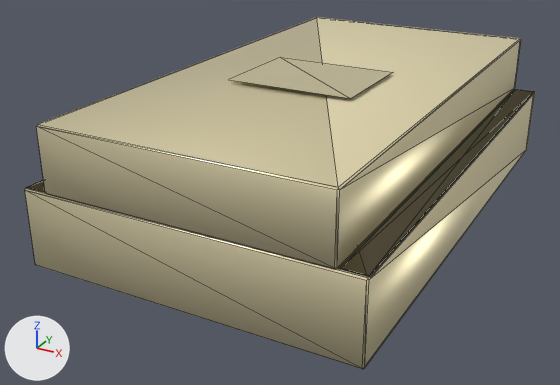
The glTF model prototype/assets/models/hulls/carrier_scout_tidemark.glb: old version first, new version second.
Rendered twice from a camera (50 mm lens) standing at (2.87, -6.02, 2.38) and looking at (-0.19, -0.45, -0.41). Lighting does not change. The marker at lower left points along +X, +Y and +Z. The picture after the commit comes second. Mesh edges are drawn as thin lines. Vertices at exactly the same position are counted once.

The first picture shows 'carrier_scout_tidemark'.
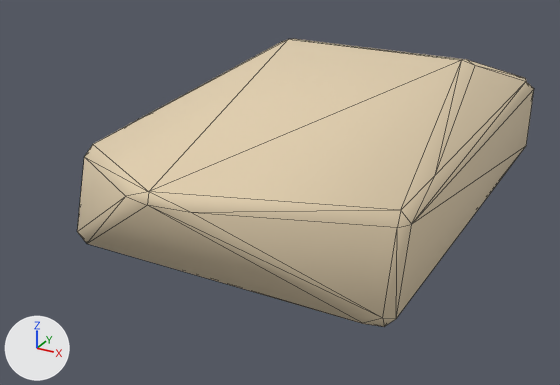
The change, as a diff of the scene's bpy script:
```diff
--- a/prototype/assets/models/hulls/carrier_scout_tidemark.glb.py
+++ b/prototype/assets/models/hulls/carrier_scout_tidemark.glb.py
@@ me_carrier_scout_tidemark_mesh @@
 # used by ob_carrier_scout_tidemark; location = (0.0, 0.0, 0.0)
-me_carrier_scout_tidemark_mesh.from_pydata(...)  # 92 vertices, 186 faces; spans x -1.4..1.4, y -2.25..2.25, z -0.6..0.63
+me_carrier_scout_tidemark_mesh.from_pydata(...)  # 40 vertices, 76 faces; spans x -1.4..1.4, y -2.53..2.25, z -0.6..0.6
+# me_carrier_scout_tidemark_mesh part 1: the loose piece of 24 vertices spanning x -1.4..1.4, y -2.25..2.25, z -0.6..0.06 is rebuilt with 40 vertices and now spans x -1.4..1.4, y -2.53..2.25, z -0.6..0.6, in mat_carrier_scout_tidemark_structural_mat (beige #e5d3b3)
+# me_carrier_scout_tidemark_mesh part 2: the loose piece of 24 vertices spanning x -1.19..1.19, y -2.25..2.25, z 0.06..0.6 is deleted
+# me_carrier_scout_tidemark_mesh part 3: the loose piece of 20 vertices spanning x -1.4..-1.19, y -2.23..2.23, z 0.06 is deleted
+# me_carrier_scout_tidemark_mesh part 4: the loose piece of 20 vertices spanning x 1.19..1.4, y -2.23..2.23, z 0.06 is deleted
+# me_carrier_scout_tidemark_mesh part 5: the loose piece of 4 vertices spanning x -0.56..0.56, y -0.68..0.22, z 0.63 is deleted
 me_carrier_scout_tidemark_mesh.materials.append(mat_carrier_scout_tidemark_structural_mat)
-me_carrier_scout_tidemark_mesh.materials.append(mat_carrier_scout_tidemark_armor_mat)  # beige #f3e8be
```

Boxes (x1, y1, x2, y2) around the edits, measured in the pictures (560 x 385 px):
'carrier_scout_tidemark', reshaped (10% narrower, 18% shorter)
    before: (25, 17, 535, 369)
    after: (77, 39, 534, 327)
part 1 of me_carrier_scout_tidemark_mesh, rebuilt
    before: (25, 89, 535, 369)
    after: (77, 39, 534, 327)
part 2 of me_carrier_scout_tidemark_mesh, deleted (beige)
    before: (36, 17, 521, 269)
part 3 of me_carrier_scout_tidemark_mesh, deleted
    before: (26, 180, 45, 192)
part 4 of me_carrier_scout_tidemark_mesh, deleted
    before: (339, 89, 534, 277)
part 5 of me_carrier_scout_tidemark_mesh, deleted (beige)
    before: (229, 57, 393, 99)
